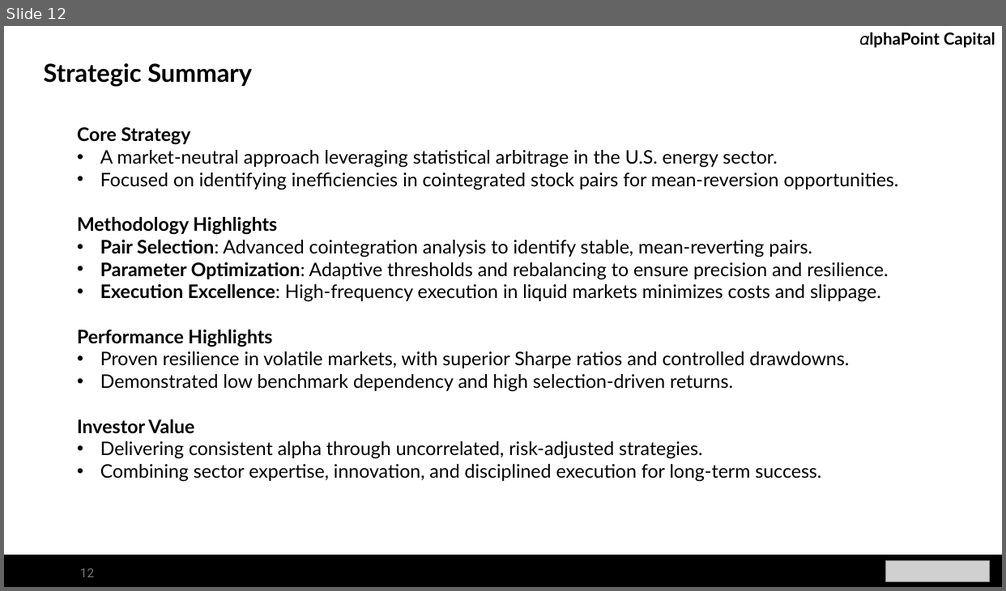
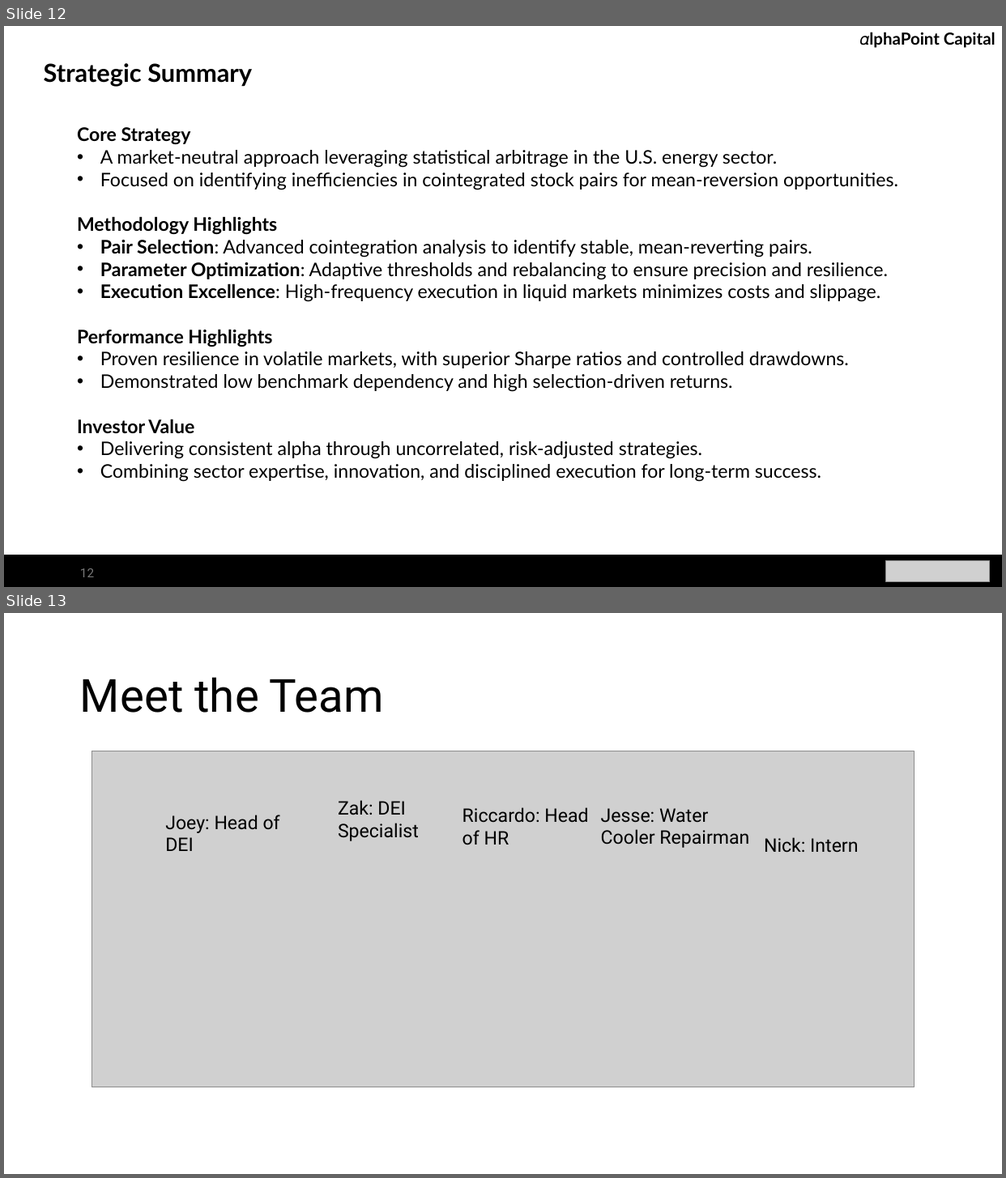
Before and after one commit to nicklewis-16/applied_algo_final, a slide deck: project_presentation final.pptx. Shown one above the other, each under a label of ours: slide 12 before the commit, slides 12 and 13 after it. The pictures are 1006x591 and 1006x1178 pixels, drawn with LibreOffice and Linux fonts; fonts in the diff are those of the drawing; grey boxes stand for pictures. Boxes give left, top, right and bottom in pixels: in the first picture for what was removed or moved away, otherwise in the second. Text is boxed around its words. In the diff, an @@ line names an element or a change of style, - is before the commit and + after.

Commit message:
added meet the team

```diff
--- a/project_presentation final.pptx
+++ b/project_presentation final.pptx
@@ slide 13 added at box(4, 613, 1002, 1174), background #FFFFFF @@
@@ title added at box(80, 677, 384, 713), 44 pt, text #000000 @@
+Meet the Team
@@ picture added at box(91, 752, 914, 1088) @@
@@ text added at box(338, 800, 419, 841), 18 pt, text #000000 @@
+Zak: DEI Specialist
@@ text added at box(165, 815, 280, 851), 18 pt, text #000000 @@
+Joey: Head of DEI
@@ text added at box(462, 807, 588, 845), 18 pt, text #000000 @@
+Riccardo: Head of HR
@@ text added at box(601, 808, 749, 848), 18 pt, text #000000 @@
+Jesse: Water Cooler Repairman
@@ text added at box(764, 837, 858, 853), 18 pt, text #000000 @@
+Nick: Intern
```
